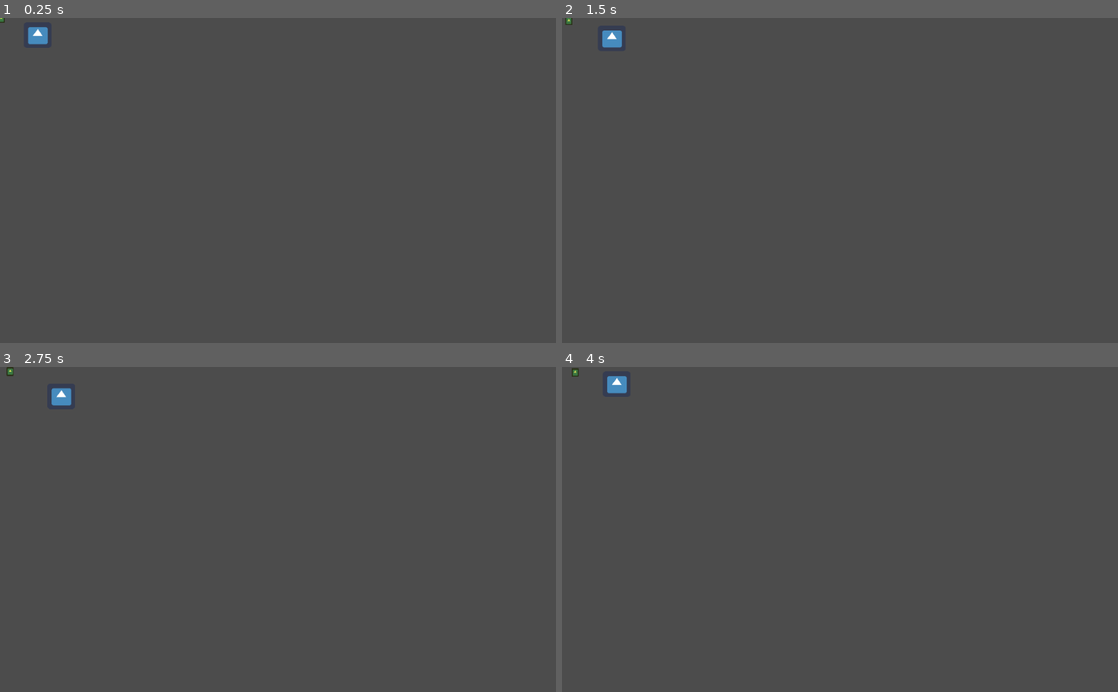
Above: before the commit, frames 1-4 (two rows, left to right).
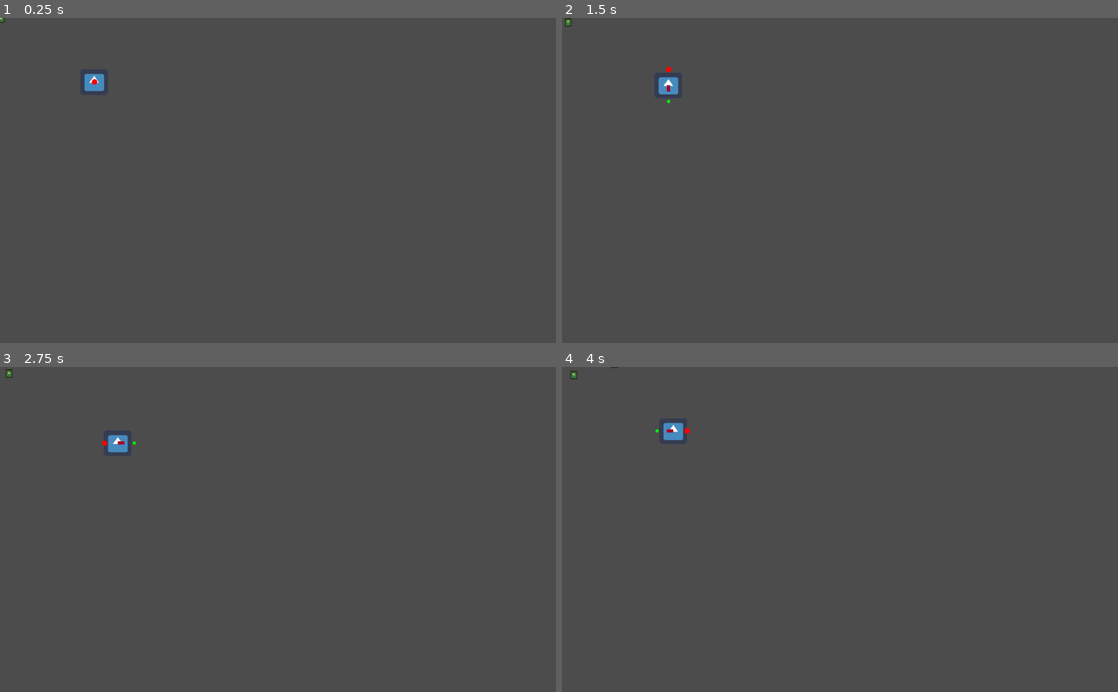
Above: after the commit, the same moments.

Repository: Cartogy/GWJ24
Game: Godot game, scene res://Scenes/test.tscn
The game is run twice, just before and just after one commit, with the same random seed, the same clock (stepped at 60 frames per second) and the same inputs. The project has no main scene, so this scene is started directly. The engine's default icon, where the game draws it, is replaced by a stand-in: a white triangle on a blue panel in a dark square.
Inputs:
- Up to frame 1 (0.25 s): no input
- Up to frame 2 (1.5 s): tap Enter at 0.5 s; hold Right (ui_right) 0.53-1.28 s; hold M (follow_cmd) 0.53-1.28 s; hold Down (ui_down) from 1.28 s (still down); tap H (stay_cmd) at 1.35 s
- Up to frame 3 (2.75 s): release Down (ui_down) at 2.03 s; hold Right (ui_right) from 2.03 s (still down); hold M (follow_cmd) from 2.03 s (still down)
- Up to frame 4 (4 s): release Right (ui_right) at 2.78 s; release M (follow_cmd) at 2.78 s; hold Up (ui_up) 2.78-3.53 s; tap H (stay_cmd) at 2.85 s; hold Left (ui_left) from 3.53 s (still down); hold M (follow_cmd) from 3.53 s (still down)

The runs differ from the first frame. In frame 1, 0.4% of the frame differs, in the area x 0-19%, y 0-23%; in frame 2, 0.4%; in frame 3, 0.4%; in frame 4, 0.5%, in the area x 1-24%, y 0-23%.

Commit message:
Added chicks to follow behind one another

Diff:
--- a/Scenes/Chick/Chick.tscn
+++ b/Scenes/Chick/Chick.tscn
@@ -9,7 +9,12 @@
 [sub_resource type="RectangleShape2D" id=1]
 extents = Vector2( 6.96775, 8.3037 )
 
-[node name="Chick" type="KinematicBody2D"]
+[sub_resource type="RectangleShape2D" id=2]
+extents = Vector2( 7.625, 8.5 )
+
+[node name="Chick" type="KinematicBody2D" groups=[
+"Chick",
+]]
 script = ExtResource( 3 )
 
 [node name="CollisionShape2D" type="CollisionShape2D" parent="."]
@@ -32,3 +37,10 @@
 [node name="Stay" type="Node" parent="StateMachine"]
 script = ExtResource( 5 )
 NAME = "Stay"
+
+[node name="Area2D" type="Area2D" parent="."]
+
+[node name="CollisionShape2D" type="CollisionShape2D" parent="Area2D"]
+modulate = Color( 0, 0, 0, 1 )
+shape = SubResource( 2 )
+[connection signal="body_entered" from="Area2D" to="." method="_on_Area2D_body_entered"]
--- a/Scenes/Chick/chick.gd
+++ b/Scenes/Chick/chick.gd
@@ -1,20 +1,62 @@
 extends KinematicBody2D
 
+export (int) var gap
 export (NodePath) var duck_path
-var duck
+var lead	# the entity that it will follow
+
+var circle_point = Vector2()
+
+var direction
 
 var speed = 10
 
 func _ready():
-	#duck = get_node(duck_path)
-	#print(duck.name)
 	pass
+
+func _process(delta):
+	update()
 
 func _physics_process(delta):
 	$StateMachine.tick(delta)
 
-func get_duck():
-	return duck
+func get_lead():
+	return lead
+
+func set_lead(new_lead):
+	lead = new_lead
+
+func get_gap():
+	return gap
+
+func set_gap(val):
+	gap = val
+
+
+func set_circle_center(point):
+	circle_point = point
+
+func _draw():
+	draw_circle(circle_point, 5, Color.red)
 
 func change_state(state):
 	$StateMachine.change_state(state)
+
+func change_leader(chick):
+	var chick_distance_away = abs((chick.position - chick.get_lead().position).length())
+	var distance_away = abs((position - lead.position).length())
+
+	# change leaedr if the chick we collided is closer
+	if chick_distance_away < distance_away:
+		lead = chick
+
+
+
+
+func _on_Area2D_body_entered(body):
+	var kin = body
+	print("Collision")
+	print(kin.name)
+	if kin.is_in_group("Chick"):
+		print("Is a chick")
+		if kin.lead == lead:
+			change_leader(kin)
--- a/Scenes/Chick/follow.gd
+++ b/Scenes/Chick/follow.gd
@@ -12,24 +12,42 @@
 	pass
 
 func update(delta):
-	direction = Vector2(0, 0)
-	# Far from duck -> get closer (Needs refactoring)
-	if (calculate_goal(chick.get_duck()) - chick.position).length() > max_distance_away:
-		goal = calculate_goal(chick.get_duck())
-		direction = go_to_goal()
-	chick.move_and_slide(direction * chick.speed, Vector2(0,0))
+	var direction = direction_to_follow()
+	chick.direction = direction
+	chick.move_and_slide(chick.direction * chick.speed, Vector2(0,0))
 
-func go_to_goal():
-	# Direction for chick to move towards
-	var move_pos = (goal - chick.position).normalized()
 
-	return move_pos
+## Main function to follow lead ##
+func direction_to_follow():
+	var goal_pos = calculate_destination(chick.get_lead(), chick.get_lead().get_gap())
+	draw_destination(goal_pos)
+	var distance = calculate_distance(goal_pos, chick.position)
+	var velocity = Vector2(0,0)
+	if distance > 1:
+		velocity = calculate_direction(goal_pos, chick.position)
+	return velocity
 
-func calculate_goal(duck):
-	# Get coordinate directly behind the duck.
-	var point_to_go = -(chick.get_duck().direction) + chick.get_duck().position
 
-	return point_to_go
+
+
+
+
+func calculate_destination(leader, gap):
+	var position =  leader.position - leader.direction.normalized() * leader.get_gap()	# Position behind lead
+
+	return position
+
+func calculate_distance(pos_to_go, curr_pos):
+	var direction = pos_to_go - curr_pos
+	var distance = direction.length()
+
+	return distance
+
+func calculate_direction(pos_to_go, curr_pos):
+	return (pos_to_go - curr_pos).normalized()
+
+func draw_destination(goal):
+	chick.set_circle_center(goal - chick.position)
 
 func exit():
 	pass
--- a/Scenes/Duck/Duck.tscn
+++ b/Scenes/Duck/Duck.tscn
@@ -25,12 +25,17 @@
 } ]
 
 [sub_resource type="RectangleShape2D" id=2]
-extents = Vector2( 8.58036, 8 )
+extents = Vector2( 2.22383, 2.92996 )
 
 [node name="Duck" type="KinematicBody2D"]
-position = Vector2( -1.04017, -0.0624981 )
+position = Vector2( 141.54, 164.481 )
 scale = Vector2( 3, 3 )
 script = ExtResource( 5 )
+__meta__ = {
+"_edit_group_": true
+}
+speed = 10
+radius = 20
 
 [node name="AnimatedSprite" type="AnimatedSprite" parent="."]
 position = Vector2( -0.214184, 0.0442142 )
@@ -42,5 +47,10 @@
 script = ExtResource( 1 )
 
 [node name="CollisionShape2D" type="CollisionShape2D" parent="."]
-position = Vector2( -0.222473, 0 )
+position = Vector2( -0.222473, -0.132284 )
 shape = SubResource( 2 )
+
+[node name="ForwardRay" type="Line2D" parent="."]
+points = PoolVector2Array( 0, 0, 0, 0 )
+width = 2.0
+default_color = Color( 0.662745, 0.00392157, 0.145098, 1 )
--- a/Scenes/Duck/duck.gd
+++ b/Scenes/Duck/duck.gd
@@ -1,6 +1,8 @@
 extends KinematicBody2D
 
 export (int) var speed
+export (int) var radius
+
 
 var direction = Vector2(0, 0)
 
@@ -11,3 +13,14 @@
 
 func change_direction(dir):
 	direction = dir
+
+	$ForwardRay.set_point_position(1, direction * 4)
+
+func _process(delta):
+	update()	# Draw Circle
+
+func get_gap():
+	return radius
+
+func _draw():
+	draw_circle(direction * 10, 1, Color.green)
--- a/Scenes/Duck/movement.gd
+++ b/Scenes/Duck/movement.gd
@@ -19,7 +19,7 @@
 	if Input.is_action_pressed("ui_left"):
 		velocity += Vector2(-1,0)
 
-	if velocity.x != 0 && velocity.y != 0:	# change direction when moving
+	if velocity.x != 0 || velocity.y != 0:	# change direction when moving
 		duck.change_direction(velocity)
 
 
--- a/Scenes/FlockManager/flock_manager.gd
+++ b/Scenes/FlockManager/flock_manager.gd
@@ -11,7 +11,7 @@
 func _ready():
 	main_duck = get_node(main_duck_path)
 	for chick in get_children():
-		chick.duck = main_duck
+		chick.set_lead(main_duck)
 		chicks.append(chick)
 
 func _input(event):
--- a/Scenes/test.tscn
+++ b/Scenes/test.tscn
@@ -7,11 +7,18 @@
 [node name="Node2D" type="Node2D"]
 
 [node name="Duck" parent="." instance=ExtResource( 2 )]
-position = Vector2( 69.9716, 31.4267 )
+position = Vector2( 173.902, 117.962 )
 speed = 30
+radius = 25
 
 [node name="FlockManager" parent="." instance=ExtResource( 3 )]
 main_duck_path = NodePath("../Duck")
 
 [node name="Chick" parent="FlockManager" instance=ExtResource( 1 )]
+gap = 4
 duck_path = NodePath("../Duck")
+
+[node name="Chick2" parent="FlockManager" instance=ExtResource( 1 )]
+position = Vector2( 82.4264, -27.6979 )
+gap = 10
+duck_path = NodePath("../Duck")
Not shown: 1 places in Scenes/Chick/Chick.tscn that only renumber resources
